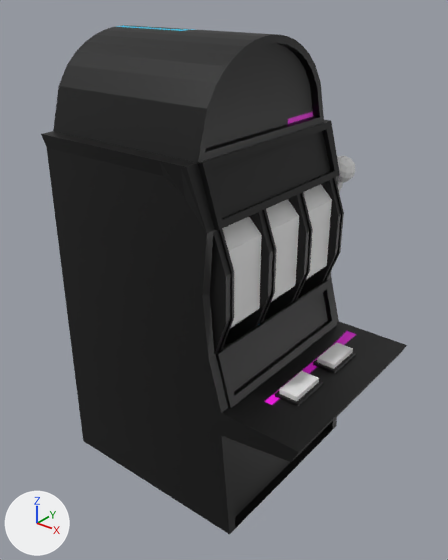
What one commit did to the Blender file Assets/Models/slotMachine.blend.
Before and after are seen from a 50 mm lens placed at (3.96, -4.72, 2.48), pointed at (0.22, -0.05, -0.42). Lighting does not change. The marker at lower left points along +X, +Y and +Z.

In view in the first picture: 'CylinderLeft', 'CylinderMiddle', 'CylinderRight', 'LeftButton', 'Lever', 'Machine', 'RightButton'.
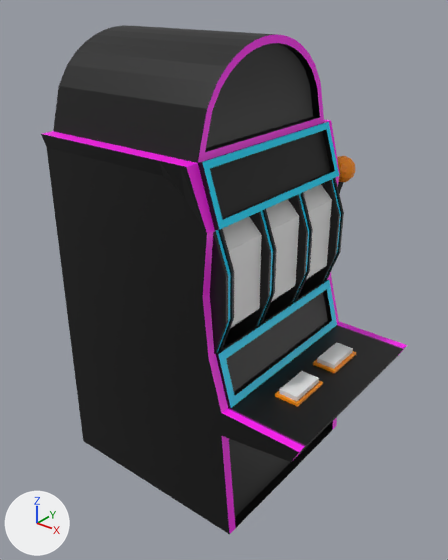
What differs and where, as boxes [x1, y1, x2, y2] in the pictures (448 x 560 px):
'Lever', recoloured (grey to brown): [337, 156, 355, 194] in both
part 1 of me_cube, surface changed: [41, 25, 407, 534] in both

The change in detail:
Picture 'lever-emission' (img_lever_emission) is new.
Material 'Material.001' (mat_material_001) is new.
Its texture is img_lever_emission.
me_cube has 1024 vertices, 594 faces and spans x -0.85..2.19, y -1.14..1.14, z -2.64..2.05.
me_cube is used by ob_machine; location (-0.3, 0.0, 0.0).
me_cube part 1: texture (UV) coordinates of 593 of 594 faces, centred in x -0.85..2.18, y -1.12..1.12, z -2.64..2.05, changed; they spanned u 0.0..1.0, v 0.0..0.99 and now span u 0.01..0.99, v 0.01..0.99.
me_cylinder_006 has 96 vertices, 82 faces and spans x -0.29..0.53, y 0.0..0.37, z -0.29..1.46.
me_cylinder_006 now uses material mat_material_001 (picture img_lever_emission).
